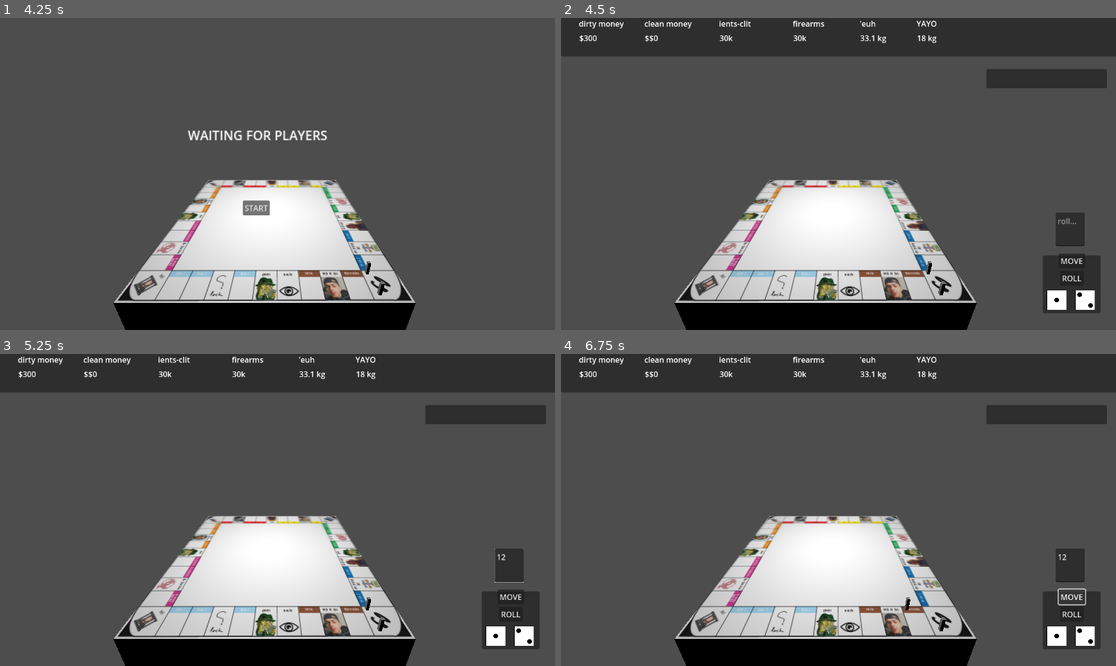
Above: before the commit, frames 1-4 (two rows, left to right).
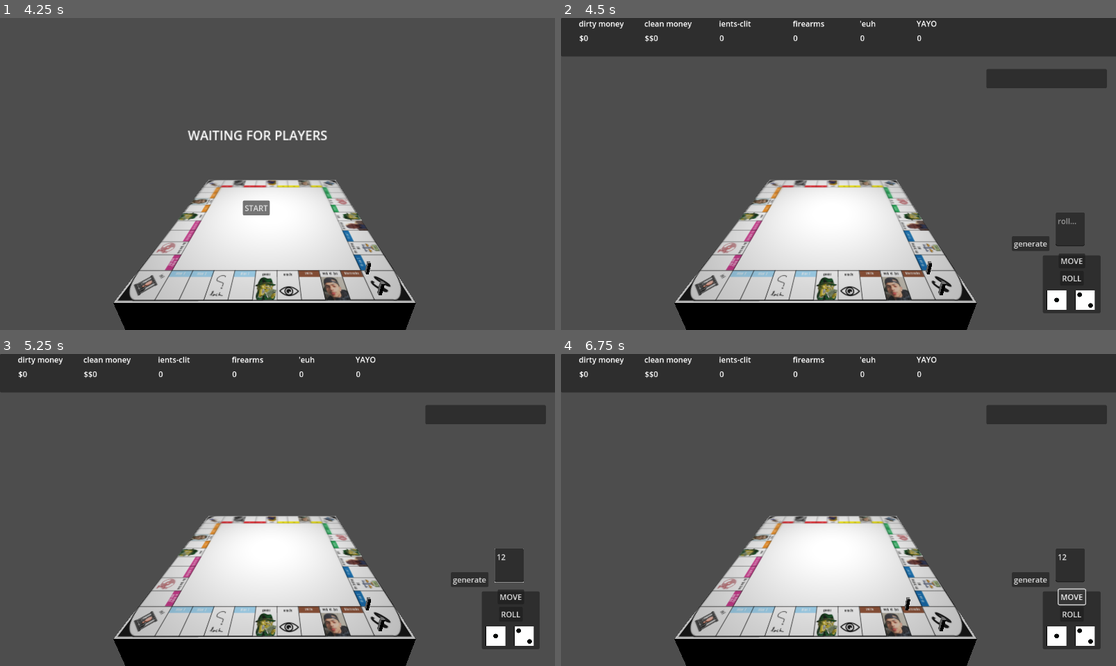
Above: after the commit, the same moments.

Repository: Khalil-Khe1/multiplayer_godot4
Game: Godot game, scene res://scenes/game.tscn
Two runs of this game, one before a commit and one after it. Both use one fixed random seed, a clock stepped at 60 frames per second and the inputs below.
Inputs (mouse positions are in pixels of both pictures, inside the frame that each line leads up to):
- Up to frame 1 (4.25 s): click (61, 74) at 0.52 s; type "Alex" at 0.6 s; click "ttt" at 1.25 s; click "ttt" at 2 s; click "ttt" at 2.75 s; click "HOST" at 3.5 s
- Up to frame 2 (4.5 s): click "START" at 4.25 s
- Up to frame 3 (5.25 s): click (510, 566) at 5.02 s; type "12" at 5.1 s
- Up to frame 4 (6.75 s): click (1032, 578) at 5.75 s, where only the run after the commit has a clickable "generate"; click "MOVE" at 6.5 s

Frame 1 is identical in both runs. In frame 2, 0.5% of the frame differs, in the area x 4-88%, y 5-75%; in frame 3, 0.5%; in frame 4, 0.5%.

Commit message:
+shares class: turf controller

Diff:
--- a/pnl_sim/scenes/game.tscn
+++ b/pnl_sim/scenes/game.tscn
@@ -20,6 +20,7 @@
 offset_bottom = 40.0
 
 [node name="Panel" type="Panel" parent="control"]
+visible = false
 layout_mode = 0
 offset_right = 260.0
 offset_bottom = 540.0
@@ -127,6 +128,7 @@
 metadata/_edit_use_anchors_ = true
 
 [node name="lobby" type="Control" parent="control"]
+visible = false
 anchors_preset = 0
 offset_right = 40.0
 offset_bottom = 40.0
@@ -325,6 +327,14 @@
 offset_bottom = -19.0
 placeholder_text = "roll..."
 
+[node name="generate" type="Button" parent="control/game_ui/roll_panel"]
+layout_mode = 0
+offset_left = -64.0
+offset_top = -40.0
+offset_right = 14.0
+offset_bottom = -9.0
+text = "generate"
+
 [node name="leaderboard" type="Panel" parent="control/game_ui"]
 layout_mode = 0
 offset_left = 883.0
@@ -360,3 +370,4 @@
 [connection signal="pressed" from="control/lobby/start" to="gamescene" method="_on_start_pressed"]
 [connection signal="pressed" from="control/game_ui/roll_panel/move" to="gamescene" method="_on_move_pressed"]
 [connection signal="pressed" from="control/game_ui/roll_panel/roll" to="gamescene" method="_on_roll_pressed"]
+[connection signal="pressed" from="control/game_ui/roll_panel/generate" to="gamescene" method="_on_generate_pressed"]
--- a/pnl_sim/scripts/game_controller.gd
+++ b/pnl_sim/scripts/game_controller.gd
@@ -10,6 +10,7 @@
 var turn : int = 0
 var players : Array
 var buttons : Dictionary
+var shares : Shares
 
 func _set_turn(value): #FIGURE OUT GODOT 4 SETGET IMPLEMENTATION
 	print("turn set to ", value)
@@ -24,6 +25,8 @@
 func load_resources():
 	load_players()
 	load_dice()
+	load_lands()
+	setup_ui_navbar()
 
 func load_players():
 	for c in self.get_node("Players").get_children():
@@ -37,6 +40,13 @@
 func load_buttons():
 	buttons["roll"] = self.get_parent().get_node("control/game_ui/roll_panel/roll")
 	buttons["move"] = self.get_parent().get_node("control/game_ui/roll_panel/move")
+
+func load_lands():
+	shares = load("res://scripts/shares.gd").new()
+
+func setup_ui_navbar():
+	for p in players:
+		p.init_navbar()
 
 func _on_move_pressed():
 	var howmuch : int = int(self.get_parent().get_node("control/game_ui/roll_panel/howmuch").text)
@@ -88,3 +98,11 @@
 	set_dice(1, r1)
 	set_dice(2, r2)
 	self.get_parent().get_node("control/game_ui/roll_panel/howmuch").set_text(r1 + r2)
+
+func test_lands():
+	shares.assign_share(players[0], 1, shares.get_land(1))
+	shares.assign_share(players[0], 0.6, shares.get_land(3))
+	shares.assign_share(players[0], 0.4, shares.get_land(3))
+
+func _on_generate_pressed():
+	pass # Replace with function body.
--- a/pnl_sim/scripts/player.gd
+++ b/pnl_sim/scripts/player.gd
@@ -1,13 +1,52 @@
 extends Node
+
+class_name Player
 
 var player_id : int
 var player_name : String
 var order : int
 var square : int
-var turf : Array
+
+var resources : Dictionary = {
+	"ients-clit" : 0,
+	"rep" : 0,
+	"firearms" : 0,
+	"dirty" : 0,
+	"clean" : 0,
+	"leshit" : 0,
+	"yayo" : 0
+	}
 
 func _init():
 	square = 0
+
+func init_navbar():
+	var navbar = get_tree().get_root().get_node("server/control/game_ui/navbar")
+	for k in resources:
+		var amount : String = ""
+		if k == "rep":
+			continue
+		if k == "dirty":
+			amount = "$"
+		if k == "clean":
+			amount = "$$"
+		amount = amount + str(resources[k])
+		navbar.get_node(k + "/data").set_text(amount)
+
+func update_navbar(res_name : String, value : float):
+	var navbar = get_tree().get_root().get_node("server/control/game_ui/navbar")
+	var amount : String = ""
+	if res_name == "rep":
+		return
+	if res_name == "dirty":
+		amount = "$"
+	if res_name == "clean":
+		amount = "$$"
+	amount = amount + str(value)
+	navbar.get_node(res_name + "/data").set_text(amount)
+
+func append_resource(res_name : String, value : float):
+	resources[res_name] = resources[res_name] + value
 
 func print_self():
 	print(self.player_id)
--- /dev/null
+++ b/pnl_sim/scripts/shares.gd
@@ -0,0 +1,48 @@
+extends Node
+
+class_name Shares #controller for lands/turfs
+
+var lands : Array
+
+func _init():
+	var path = "res://scripts/turfs/level1"
+	var dir = DirAccess.open(path)
+	for f in dir.get_files():
+		var land_instance = load(path + "/" + f).new()
+		lands.append(land_instance)
+	print(lands)
+
+func find(square : int):
+	for l in lands:
+		if(l.get_square() == square):
+			return l
+
+func find_name(name : String):
+	for l in lands:
+		if(l.get_land_name() == name):
+			return l
+
+func assign_share(player : Player, share : float, land : Turf):
+	land.get_owners()[player] = share
+	check_for_ownership(player, share, land)
+
+func trade_share(seller : Player, buyer : Player, share : float, land : Turf):
+	var shares = land.get_owners()
+	shares[seller] = shares[seller] - share
+	shares[buyer] = shares[buyer] + share #check if shares[buyer] = 0 if there is no value
+	#check assigning the shares to a variable registers the update on the land's shares array
+
+func check_for_ownership(player : Player, share : float, land : Turf):
+	if(share >= 0.51):
+		land.set_land_owner(player)
+
+func list_all() -> Array:
+	return lands
+
+func list_by_owner(owner : Player) -> Dictionary:
+	var res : Dictionary = {}
+	for l in lands:
+		var shares = l.get_owners()
+		if(owner in shares.keys()):
+			res[l] = shares[owner]
+	return res
--- /dev/null
+++ b/pnl_sim/scripts/turfs/level1/kharrouba.gd
@@ -0,0 +1,7 @@
+extends Turf
+
+func _init():
+	land_name = "kharrouba"
+	square = 1
+	resources = {"ients-clit" : [0, 2]}
+	price = 0
--- /dev/null
+++ b/pnl_sim/scripts/turfs/level1/wed_el_far.gd
@@ -0,0 +1,23 @@
+extends Turf
+
+func _init():
+	land_name = "wed el far"
+	square = 2
+	resources = {"ients-clit" : [0, 0], "rep" : [0, 0], "firearms" : [0, 0]}
+	price = -1
+#	land_owner = null
+#	shares = {}
+
+func prepare():
+#	for l in land_owner.get_turfs():
+#		l.freeze(1)
+	pass
+
+func generate():
+#	for l in land_owner.get_turfs():
+#		var res = l.resources
+#		for k in res.keys():
+#			var val = res[k]
+#			if k in resources.keys():
+#				resources[k][0] = resources[k][0] + val[1]
+	print("wed el far")
--- /dev/null
+++ b/pnl_sim/scripts/turfs/level1/zwita.gd
@@ -0,0 +1,7 @@
+extends Turf
+
+func _init():
+	land_name = "kharrouba"
+	square = 3
+	resources = {"ients-clit" : [0, 2]}
+	price = 0
--- /dev/null
+++ b/pnl_sim/scripts/turfs/turf.gd
@@ -0,0 +1,61 @@
+extends Node
+
+class_name Turf
+
+var land_name : String = "Turf"
+
+var square : int
+var price : float
+var resources : Dictionary
+
+var land_owner : Player
+var shares : Dictionary
+
+
+var can_generate : bool = true
+var frozen_turns : int
+
+func _init():
+	square = -1
+	resources = {}
+	price = 0
+	frozen_turns = 0
+
+#Setget
+func get_square():
+	return self.square
+
+func get_land_name():
+	return self.land_name
+
+func get_owners():
+	return shares
+
+func set_land_owner(player : Player):
+	self.land_owner = player
+
+func get_available_share() -> float:
+	var rest : float = 1
+	for k in shares.keys():
+		rest = rest - shares[k]
+	return rest
+
+func prepare(): #called before generate
+	pass
+
+func freeze(turns : int):
+	frozen_turns = frozen_turns + turns
+	can_generate = false
+
+func decrement_freeze():
+	frozen_turns = frozen_turns - 1
+	if(frozen_turns == 0):
+		can_generate = true
+
+func generate(): #called on new round
+	if !can_generate:
+		self.decrement_freeze()
+		return
+	for k in resources.keys():
+		resources[k][0] = resources[k][0] + resources[k][1]
+		#supply_shares(k, resources[k][1]) #work on shares inside the player's class
